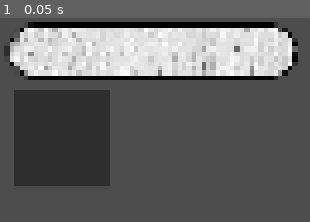
Above: before the commit, frame 1.
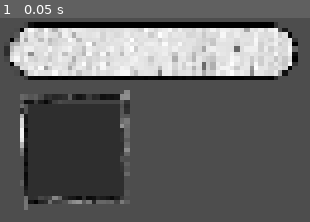
Above: after the commit, the same moment.

Repository: PoorCoconut/Ghost-Gambit
Game: Godot game, scene res://systems/HUD/player_hud.tscn
The game is run twice, just before and just after one commit, with the same random seed, the same clock (stepped at 60 frames per second) and the same inputs. This scene is started directly instead of the project's main scene. Sound files missing from this copy of the repository are replaced by a short silence.
Inputs:
- Up to frame 1 (0.05 s): no input

The runs differ from the first frame. In frame 1, 7.8% of the frame differs, in the area x 4-42%, y 35-95%.

Commit message:
redid some of the hud stuff

Diff:
--- a/globals/Event Bus/Events.gd
+++ b/globals/Event Bus/Events.gd
@@ -4,3 +4,5 @@
 
 
 signal player_hp_updated(current_hp, max_hp)
+signal ability_stolen(ability_data)
+signal ability_used()
--- a/systems/HUD/player_hud.gd
+++ b/systems/HUD/player_hud.gd
@@ -5,10 +5,13 @@
 @onready var AbilitySlot = %AbilitySlot
 @onready var AbilityIcon = %AbilityIcon
 var style
+var stolenabilities: Array = []
 
 func _ready():
 	# Listen for the signal and connect it to a local function
 	Events.player_hp_updated.connect(_on_player_hp_updated)
+	Events.ability_stolen.connect(_on_ability_stolen)
+	Events.ability_used.connect(_on_ability_used)
 
 # This runs automatically whenever the Player emits the signal
 func _on_player_hp_updated(current_hp: float, max_hp: float):
@@ -28,3 +31,14 @@
 	else:
 		var tween3 = create_tween()
 		tween3.tween_property($BarContainer, "modulate:a", 1, 0.5)
+
+func _on_ability_stolen(ability_data):
+	stolenabilities.push_back(ability_data)
+
+func _on_ability_used():
+	if(stolenabilities.size() > 0):
+		stolenabilities.pop_back()
+
+func _update_ability_display():
+	var top = stolenabilities.back()
+	AbilityIcon.texture = top.get("icon", null)
--- a/systems/HUD/player_hud.tscn
+++ b/systems/HUD/player_hud.tscn
@@ -4,6 +4,7 @@
 [ext_resource type="Texture2D" uid="uid://wyw6ouiyi3xc" path="res://game_assets/HUD_Assets/healthbar_under.png" id="2_i0keh"]
 [ext_resource type="Texture2D" uid="uid://c7v7m7ogmdtwe" path="res://game_assets/HUD_Assets/healthbar_progress.png" id="3_2gw1j"]
 [ext_resource type="Texture2D" uid="uid://5ht7xsmaxtk5" path="res://game_assets/HUD_Assets/healthbar_chaser.png" id="4_2gw1j"]
+[ext_resource type="Texture2D" uid="uid://h0kwcvbv5rd0" path="res://game_assets/HUD_Assets/ability_frame.png" id="5_1tei2"]
 
 [node name="PlayerHUD" type="CanvasLayer" unique_id=1878162404]
 script = ExtResource("1_cadqa")
@@ -33,12 +34,20 @@
 
 [node name="AbilitySlot" type="PanelContainer" parent="." unique_id=797197443]
 unique_name_in_owner = true
-offset_left = 16.0
-offset_top = 86.0
-offset_right = 133.0
-offset_bottom = 203.0
+offset_left = 31.0
+offset_top = 101.0
+offset_right = 148.0
+offset_bottom = 218.0
 
 [node name="AbilityIcon" type="TextureRect" parent="AbilitySlot" unique_id=2084523139]
 unique_name_in_owner = true
 visible = false
 layout_mode = 2
+
+[node name="AbilityFrame" type="TextureRect" parent="." unique_id=798774144]
+offset_left = 19.0
+offset_top = 87.0
+offset_right = 163.0
+offset_bottom = 231.0
+texture = ExtResource("5_1tei2")
+expand_mode = 1
